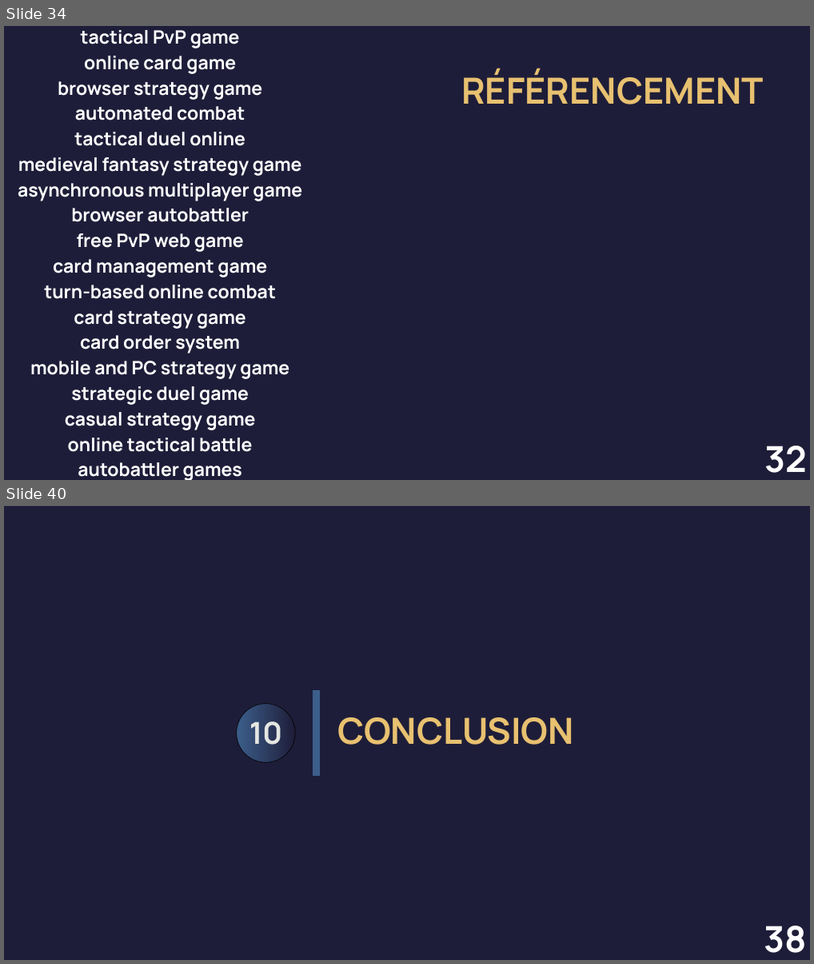
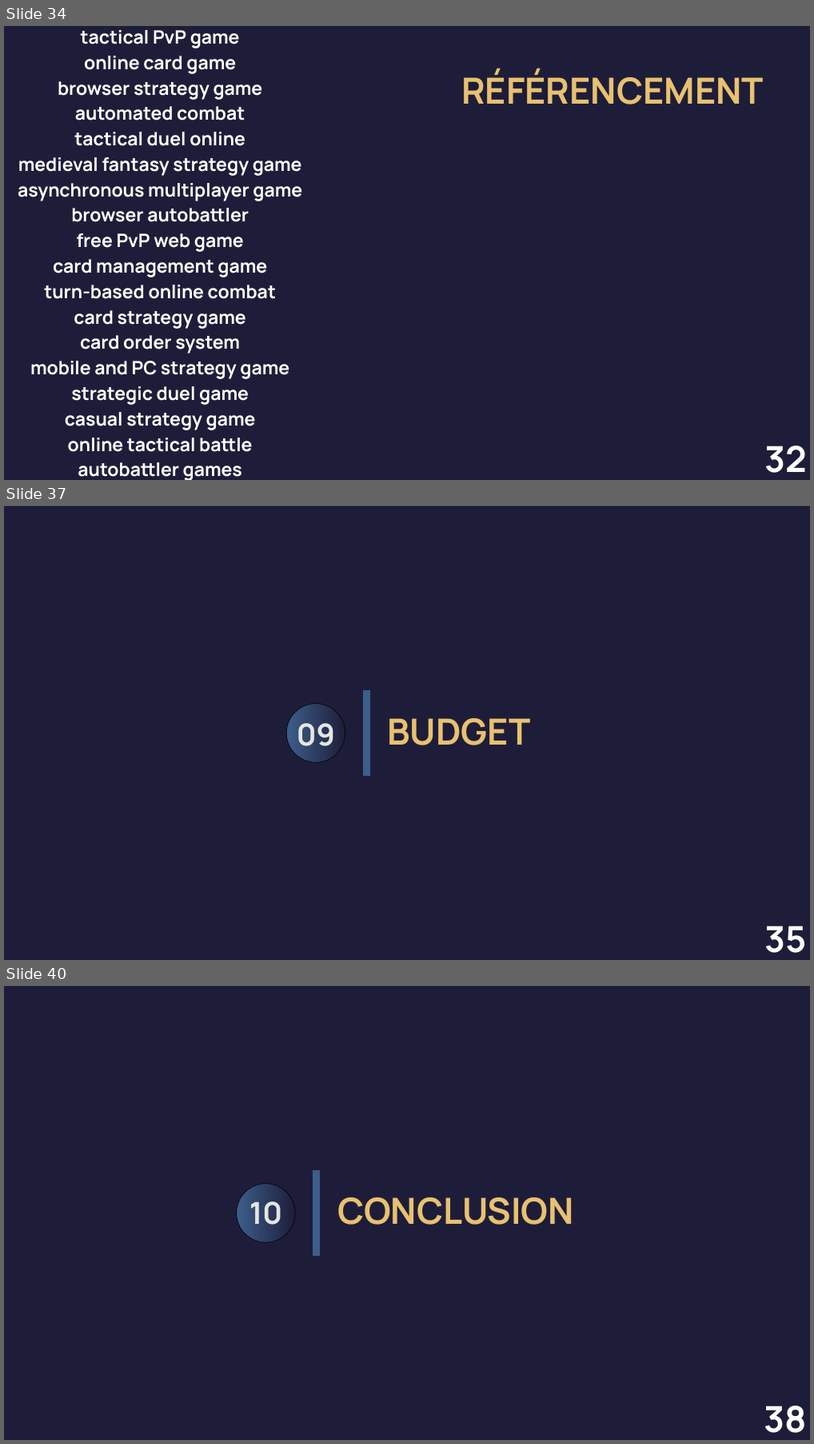
Before and after one commit to Cemus/fil-rouge-conception, a slide deck: Backup/Ploybout.pptx. Shown one above the other, each under a label of ours: slides 34 and 40 before the commit, slides 34, 37 and 40 after it; the slides between them are not shown. The pictures are 814x964 and 814x1444 pixels, drawn with LibreOffice and Linux fonts; fonts in the diff are those of the drawing. Boxes give left, top, right and bottom in pixels: in the first picture for what was removed or moved away, otherwise in the second. Text is boxed around its words. In the diff, an @@ line names an element or a change of style, - is before the commit and + after.

```diff
--- a/Backup/Ploybout.pptx
+++ b/Backup/Ploybout.pptx
@@ slide 37 added at (4, 506, 810, 960), background #1E1D39 @@
@@ group added at (286, 690, 531, 776): 2 texts, 2 freeform shapes @@
+BUDGET
+09
@@ text added at (766, 925, 807, 952), 64 pt, text #FFFFFF, bold @@
+35
```
Also in this commit, not shown: 4 slides changed, 1 other slide added, 2 slides removed.
